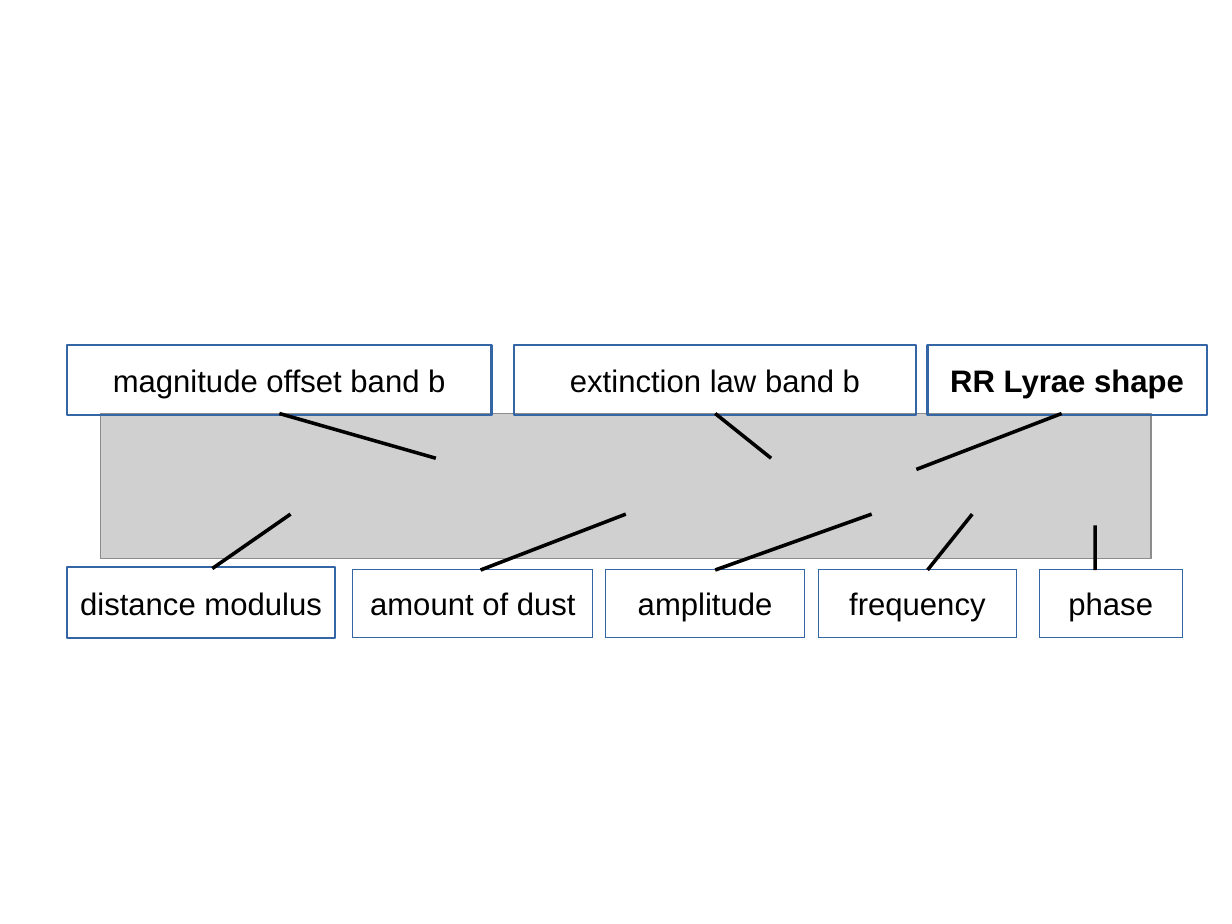
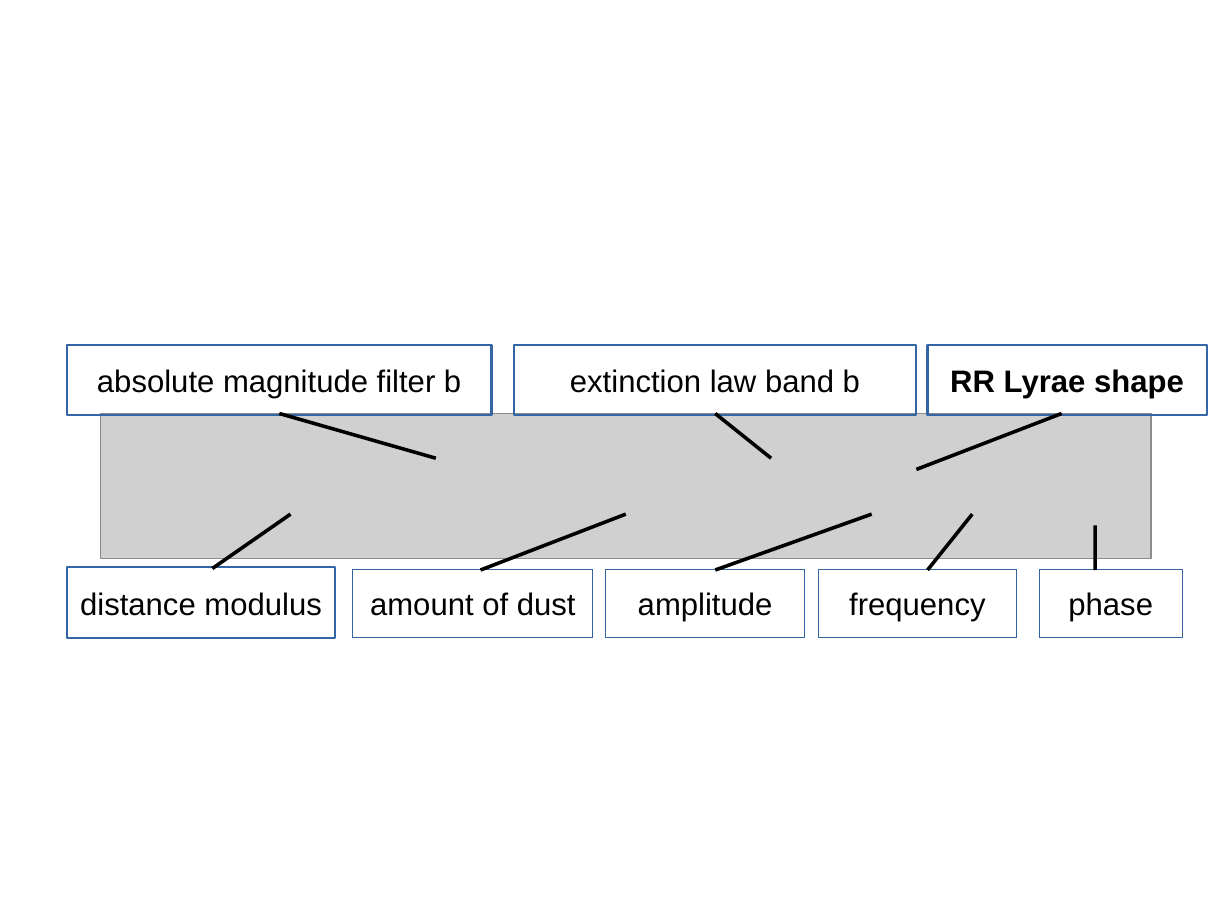
Before and after one commit to longjp/rr-model, a slide deck: slide 1 of pres/rice/model_slide.odp. Drawn at 1232x924 pixels with LibreOffice and Linux fonts; fonts in the diff are those of the drawing; grey boxes stand for pictures. Boxes give left, top, right and bottom in pixels: in the first picture for what was removed or moved away, otherwise in the second. Text is boxed around its words. In the diff, an @@ line names an element or a change of style, - is before the commit and + after.

```diff
--- a/pres/rice/model_slide.odp
+++ b/pres/rice/model_slide.odp
@@ title at (x1=97, y1=369, x2=461, y2=398): text changed @@
-magnitude offset band b
+absolute magnitude filter b
```
Also in this commit, not shown: 2 other files.
